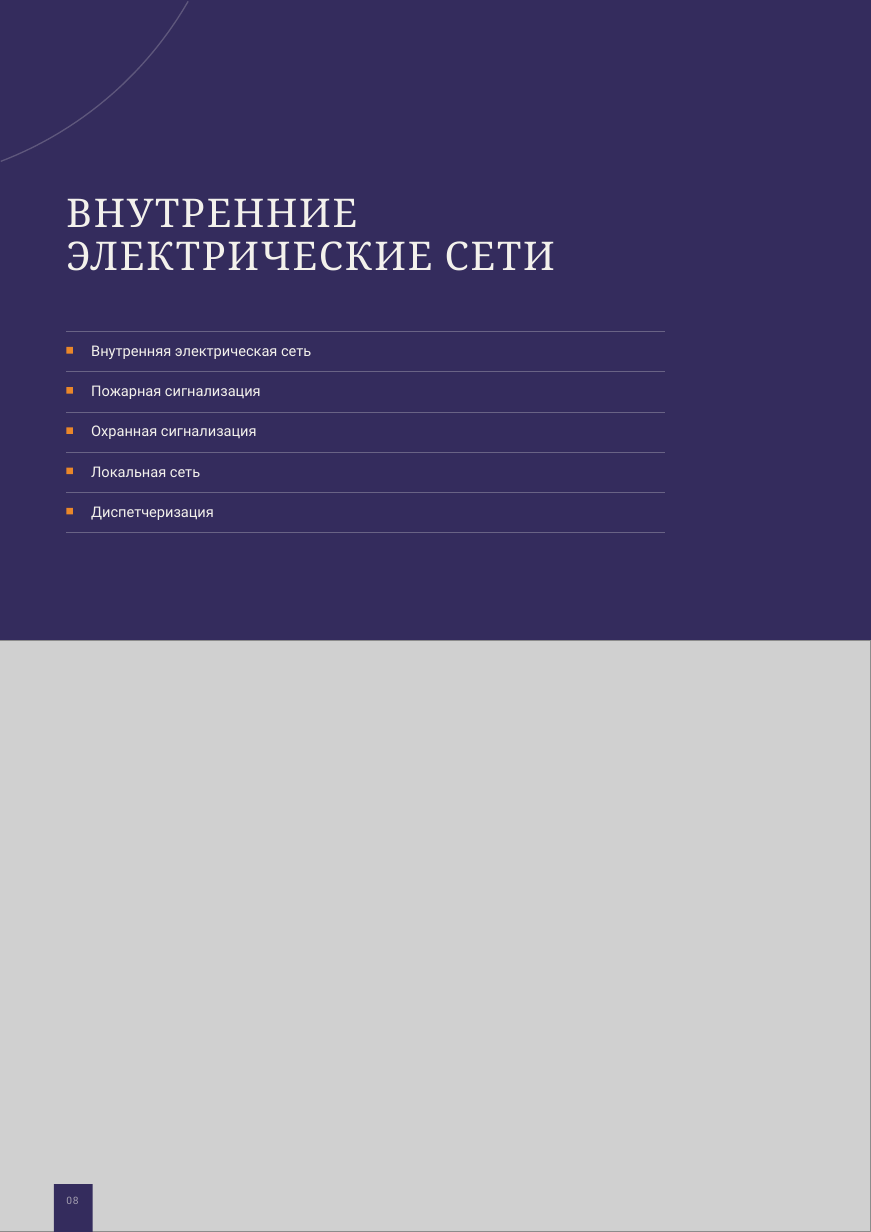
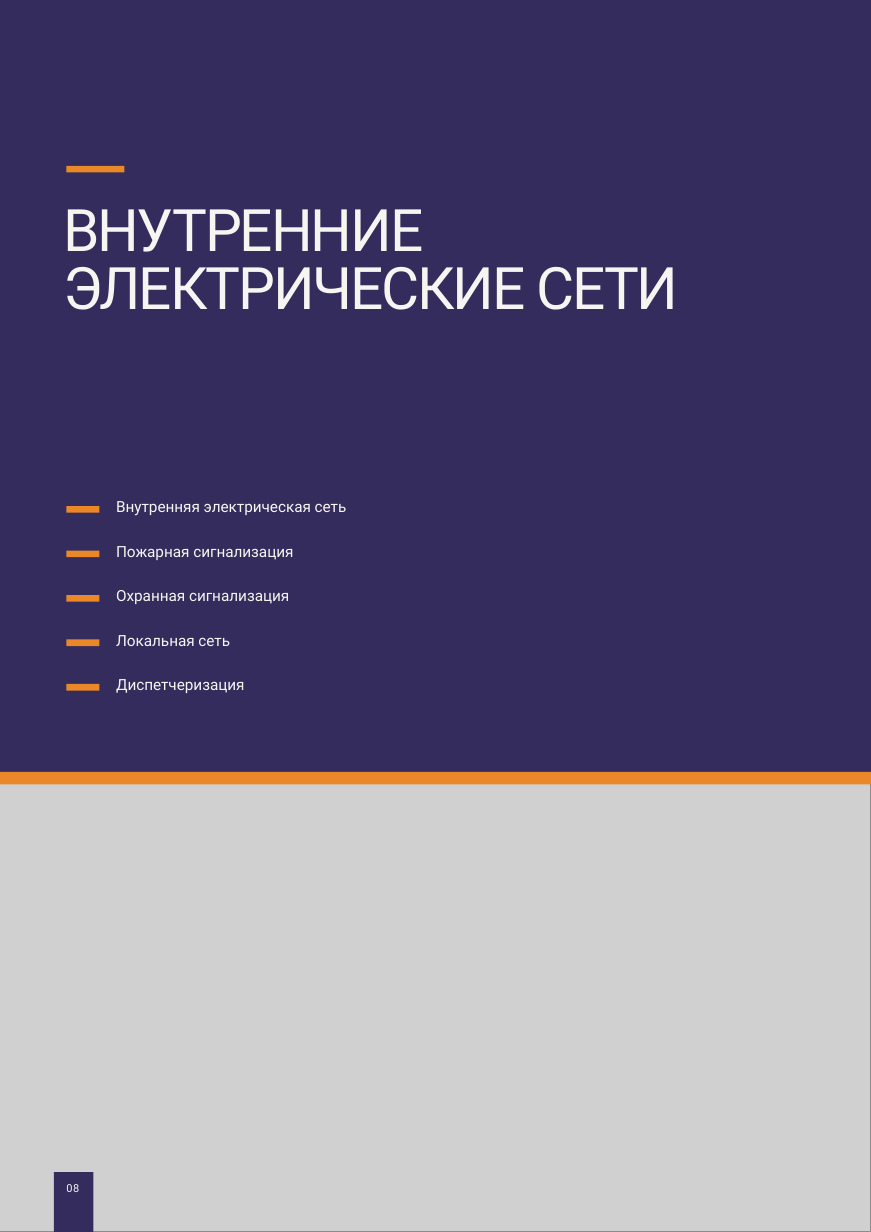
Before and after one commit to dkaratsapov-web/energo, a slide deck: slide 8 of presentation-project/12_catalog-premium/presentation.pptx. Drawn at 871x1232 pixels with LibreOffice and Linux fonts; fonts in the diff are those of the drawing; grey boxes stand for pictures. Boxes give left, top, right and bottom in pixels: in the first picture for what was removed or moved away, otherwise in the second. Text is boxed around its words. In the diff, an @@ line names an element or a change of style, - is before the commit and + after.

```diff
--- a/presentation-project/12_catalog-premium/presentation.pptx
+++ b/presentation-project/12_catalog-premium/presentation.pptx
@@ freeform shape removed at [1, 1, 189, 161] @@
@@ rectangle added at [66, 165, 124, 172], fill #EA8729 @@
@@ text "ВНУТРЕННИЕ": place and size @@
-text "ВНУТРЕННИЕ" at [66, 198, 555, 271]
+text "ВНУТРЕННИЕ" at [63, 209, 678, 310]
@@ text "ВНУТРЕННИЕ" at [63, 209, 678, 310]: size 27 to 40 pt, font Cambria to Roboto, text colour #F3F1EC to #F7F5F1, letter spacing 1.2 to -1.4 pt; line spacing 29.2pt to 39.2pt @@
@@ line removed from (66, 332) to (665, 332) @@
@@ line removed from (66, 372) to (665, 372) @@
@@ rectangle removed at [66, 387, 73, 393] @@
@@ line removed from (66, 412) to (665, 412) @@
@@ line removed from (66, 452) to (665, 452) @@
@@ rectangle: place and size @@
-rectangle at [66, 347, 73, 353]
+rectangle at [66, 506, 99, 512]
@@ line removed from (66, 492) to (665, 492) @@
@@ text "Внутренняя электрическая сеть": place and size @@
-text "Внутренняя электрическая сеть" at [91, 345, 311, 359]
+text "Внутренняя электрическая сеть" at [116, 501, 347, 516]
@@ line removed from (66, 533) to (665, 533) @@
@@ text "Пожарная сигнализация": place and size @@
-text "Пожарная сигнализация" at [91, 385, 261, 399]
+text "Пожарная сигнализация" at [116, 546, 293, 560]
@@ rectangle: place and size @@
-rectangle at [66, 508, 73, 514]
+rectangle at [66, 551, 99, 557]
@@ rectangle: place and size @@
-rectangle at [66, 468, 73, 474]
+rectangle at [66, 595, 99, 601]
@@ text "Охранная сигнализация": place and size @@
-text "Охранная сигнализация" at [91, 425, 257, 439]
+text "Охранная сигнализация" at [116, 590, 289, 604]
@@ text "Локальная сеть": place and size @@
-text "Локальная сеть" at [91, 466, 200, 477]
+text "Локальная сеть" at [116, 635, 230, 646]
@@ rectangle: place and size @@
-rectangle at [66, 428, 73, 434]
+rectangle at [66, 639, 99, 646]
@@ rectangle added at [66, 684, 99, 690], fill #EA8729 @@
@@ size 10 to 10.5 pt, text colour #F3F1EC to #F7F5F1; line spacing 13pt to 14.5pt in 5 elements at [116, 501, 347, 516], [116, 546, 293, 560], [116, 590, 289, 604], [116, 635, 230, 646], [116, 679, 244, 693] @@
@@ text "Диспетчеризация": place and size @@
-text "Диспетчеризация" at [91, 506, 214, 520]
+text "Диспетчеризация" at [116, 679, 244, 693]
@@ picture: place and size @@
-picture at [0, 640, 871, 1231]
+picture at [0, 778, 871, 1232]
@@ rectangle added at [0, 772, 871, 785], fill #EA8729 @@
@@ rectangle: place and size @@
-rectangle at [54, 1184, 93, 1231]
+rectangle at [54, 1172, 94, 1232]
@@ text "08": place and size @@
-text "08" at [66, 1197, 78, 1204]
+text "08" at [66, 1184, 79, 1192]
@@ text "08" at [66, 1184, 79, 1192]: size 7 to 7.5 pt, text colour #A39EB0 to #F7F5F1, letter spacing 0.6 to 0.5 pt; line spacing 8.8pt to 7.5pt @@
```
Also in this commit, not shown: 31 other slides changed, 15 other files.
